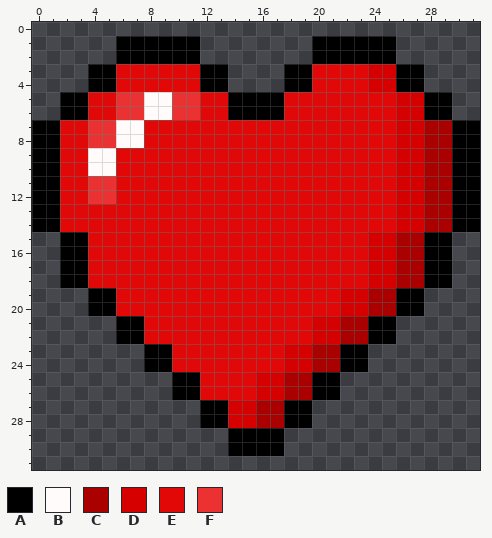
A pixel-art sprite gets an edit: assets/icons/icon_poison_damage.png. The picture above is the old version.
The file is 64x64 pixels, drawn in blocks of 2x2; one block is one cell here.
Palette (. is transparent): A #000000  B #fffbfb  C #aa0000  D #d70000  E #e30808  F #eb3131
Pixels before, first column x 0:
 1 ......AAAAAA........AAAAAA......
 2 ......AAAAAA........AAAAAA......
 3 ....AAEEEEEEAA....AAEEEEDDAA....
 4 ....AAEEEEEEAA....AAEEEEDDAA....
 5 ..AAEEFFBBFFEEAAAAEEEEEEEEDDAA..
 6 ..AAEEFFBBFFEEAAAAEEEEEEEEDDAA..
 7 AAEEFFBBEEEEEEEEEEEEEEEEEEDDCCAA
 8 AAEEFFBBEEEEEEEEEEEEEEEEEEDDCCAA
 9 AAEEBBEEEEEEEEEEEEEEEEEEEEDDCCAA
10 AAEEBBEEEEEEEEEEEEEEEEEEEEDDCCAA
11 AAEEFFEEEEEEEEEEEEEEEEEEEEDDCCAA
12 AAEEFFEEEEEEEEEEEEEEEEEEEEDDCCAA
13 AAEEEEEEEEEEEEEEEEEEEEEEEEDDCCAA
14 AAEEEEEEEEEEEEEEEEEEEEEEEEDDCCAA
15 ..AAEEEEEEEEEEEEEEEEEEEEDDCCAA..
16 ..AAEEEEEEEEEEEEEEEEEEEEDDCCAA..
17 ..AAEEEEEEEEEEEEEEEEEEEEDDCCAA..
18 ..AAEEEEEEEEEEEEEEEEEEEEDDCCAA..
19 ....AAEEEEEEEEEEEEEEEEDDCCAA....
20 ....AAEEEEEEEEEEEEEEEEDDCCAA....
21 ......AAEEEEEEEEEEEEDDCCAA......
22 ......AAEEEEEEEEEEEEDDCCAA......
23 ........AAEEEEEEEEDDCCAA........
24 ........AAEEEEEEEEDDCCAA........
25 ..........AAEEEEDDCCAA..........
26 ..........AAEEEEDDCCAA..........
27 ............AADDCCAA............
28 ............AADDCCAA............
29 ..............AAAA..............
30 ..............AAAA..............
And afterwards:
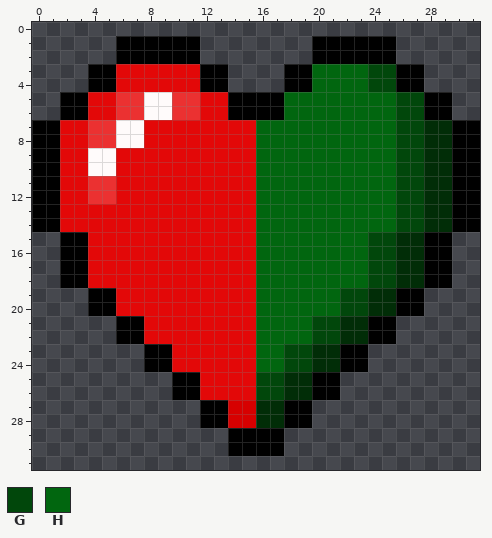
Colours new in this view: G #01470b  H #01660f
Change:
colour C: #aa0000 -> #012d07
y 3..4: x 20..25 EEEEDD -> HHHHGG
y 5..6: x 18..27 EEEEEEEEDD -> HHHHHHHHGG
y 7..14: x 16..27 EEEEEEEEEEDD -> HHHHHHHHHHGG
y 15..18: x 16..25 EEEEEEEEDD -> HHHHHHHHGG
y 19..20: x 16..23 EEEEEEDD -> HHHHHHGG
y 21..22: x 16..21 EEEEDD -> HHHHGG
y 23..24: x 16..19 EEDD -> HHGG
y 25..26: x 16..17 DD -> GG
Where, in picture pixels (left, top, right, bottom), the same in both pictures:
changed: (256, 64, 452, 428)
